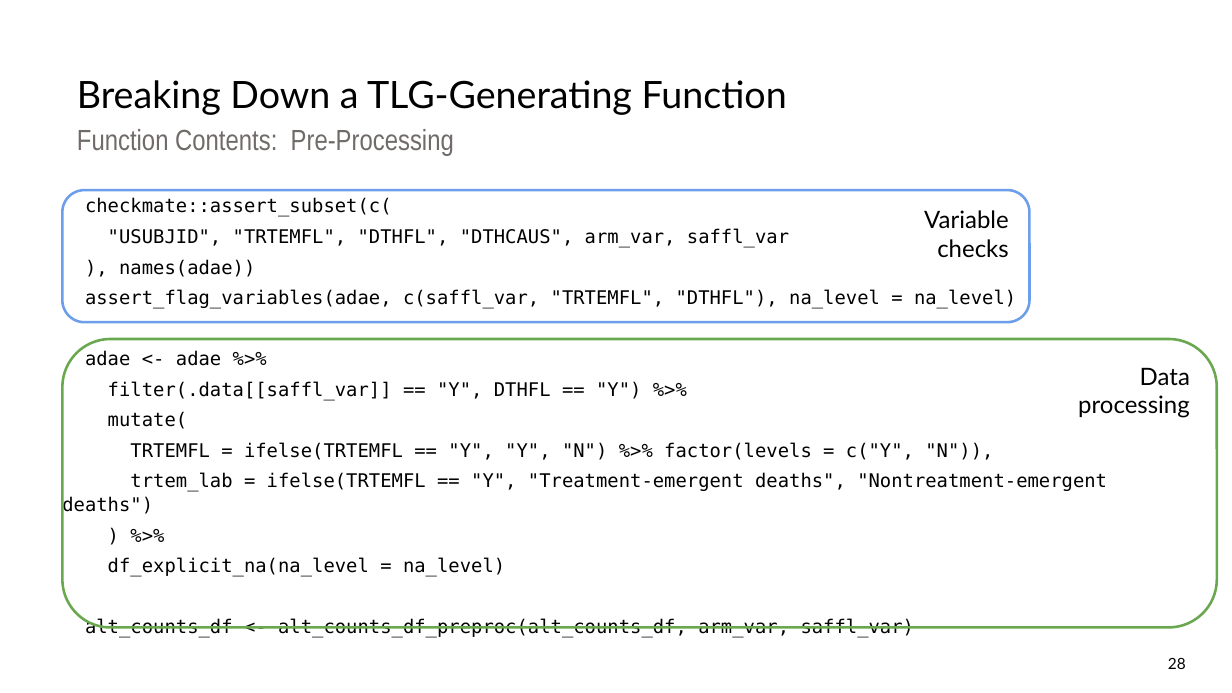
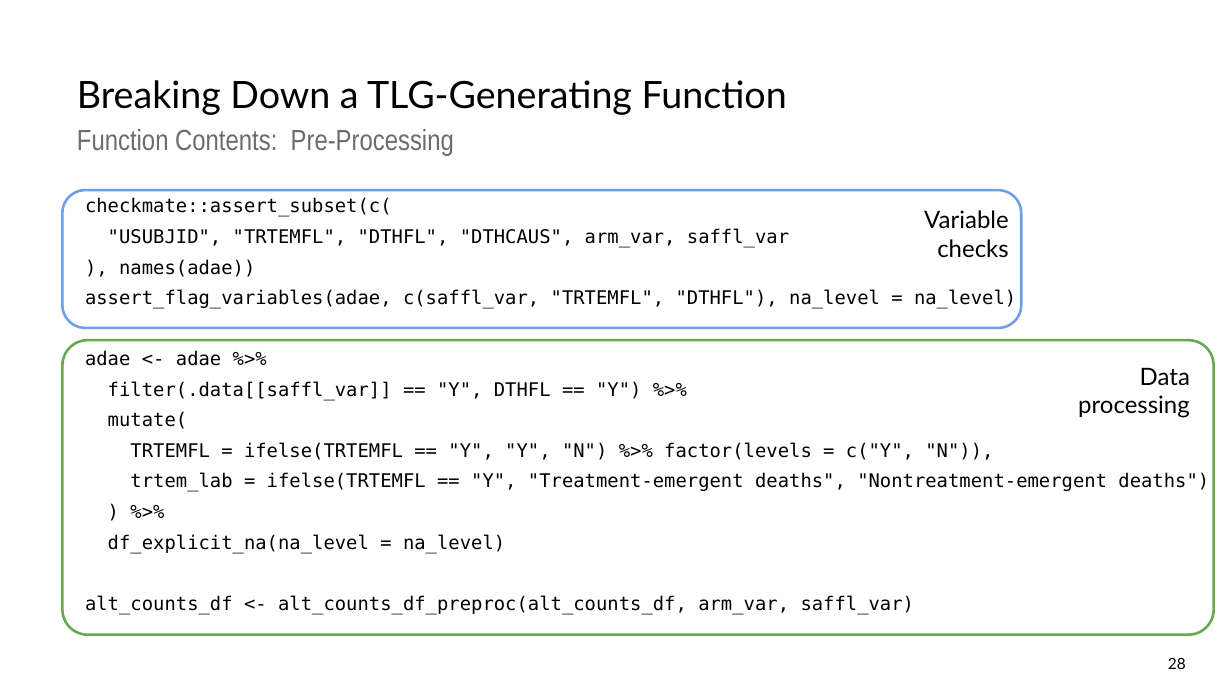
Before and after one commit to pharmaverse/cardinal, a slide deck: slide 28 of quarto/assets/resources/RinPharma_Workshop_2023.pptx. Drawn at 1232x693 pixels with LibreOffice and Linux fonts; fonts in the diff are those of the drawing. Boxes give left, top, right and bottom in pixels: in the first picture for what was removed or moved away, otherwise in the second. Text is boxed around its words. In the diff, an @@ line names an element or a change of style, - is before the commit and + after.

Commit message:
Clean up slides for .pptx format

```diff
--- a/quarto/assets/resources/RinPharma_Workshop_2023.pptx
+++ b/quarto/assets/resources/RinPharma_Workshop_2023.pptx
@@ text "checkmate::assert_subset(c(" rewrapped from [62, 197, 1107, 638] to [85, 197, 1209, 615] @@
@@ rounded rectangle: place and size @@
-rounded rectangle at [63, 190, 1030, 322]
+rounded rectangle at [63, 190, 1021, 328]
@@ rounded rectangle: place and size @@
-rounded rectangle at [63, 339, 1217, 627]
+rounded rectangle at [63, 340, 1215, 634]
@@ rounded rectangle at [63, 340, 1215, 634]: proportions changed @@
```
Also in this commit, not shown: 28 other slides changed.
